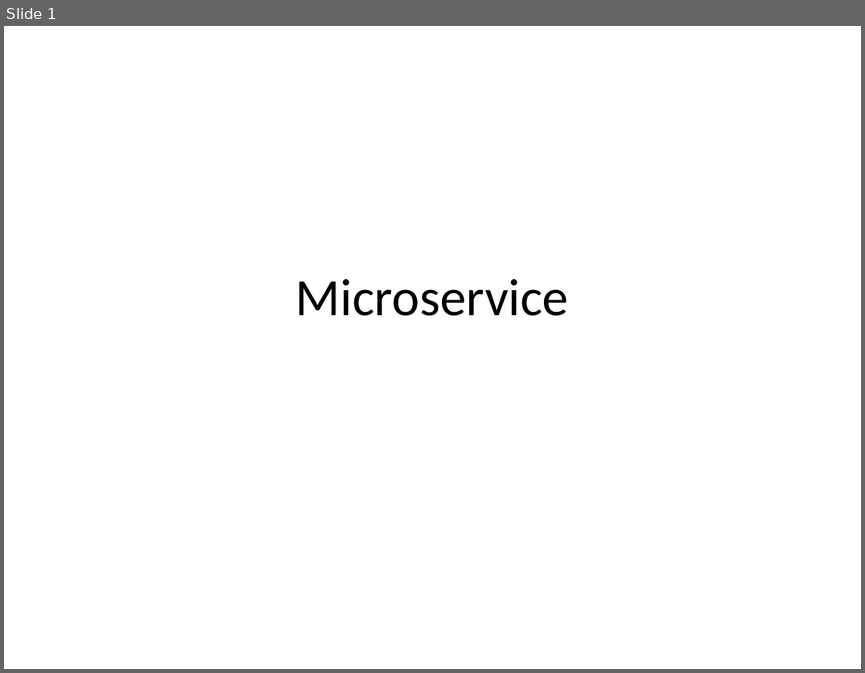
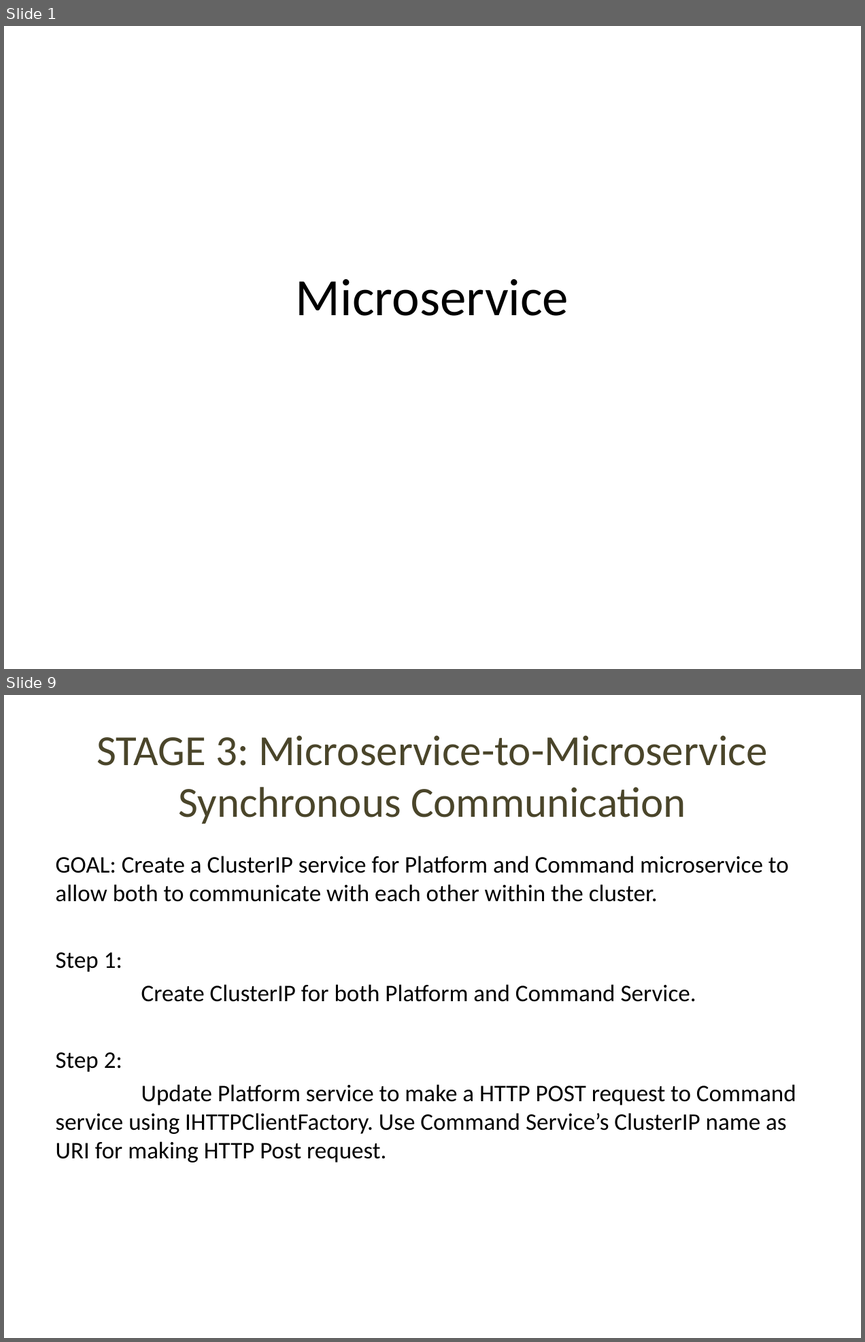
Before and after one commit to devi-priyadharshini/4_microservices, a slide deck: docs/microservice.pptx. Shown one above the other, each under a label of ours: slide 1 before the commit, slides 1 and 9 after it; the slides between them are not shown. The pictures are 865x673 and 865x1342 pixels, drawn with LibreOffice and Linux fonts; fonts in the diff are those of the drawing. Boxes give left, top, right and bottom in pixels: in the first picture for what was removed or moved away, otherwise in the second. Text is boxed around its words. In the diff, an @@ line names an element or a change of style, - is before the commit and + after.

```diff
--- a/docs/microservice.pptx
+++ b/docs/microservice.pptx
@@ slide 9 added at (4,695,861,1338), background #FFFFFF @@
@@ title added at (96,735,767,824), 36 pt, text #4A452A @@
+STAGE 3: Microservice-to-Microservice Synchronous Communication
@@ text added at (56,855,796,1162), 20 pt, text #000000 @@
+GOAL: Create a ClusterIP service for Platform and Command microservice to allow both to communicate with each other within the cluster.
+Step 1:
+Create ClusterIP for both Platform and Command Service.
+Step 2:
+Update Platform service to make a HTTP POST request to Command service using IHTTPClientFactory. Use Command Service’s ClusterIP name as URI for making HTTP Post request.
```
Also in this commit, not shown: 2 slides changed, 10 other slides added, 1 other file.
